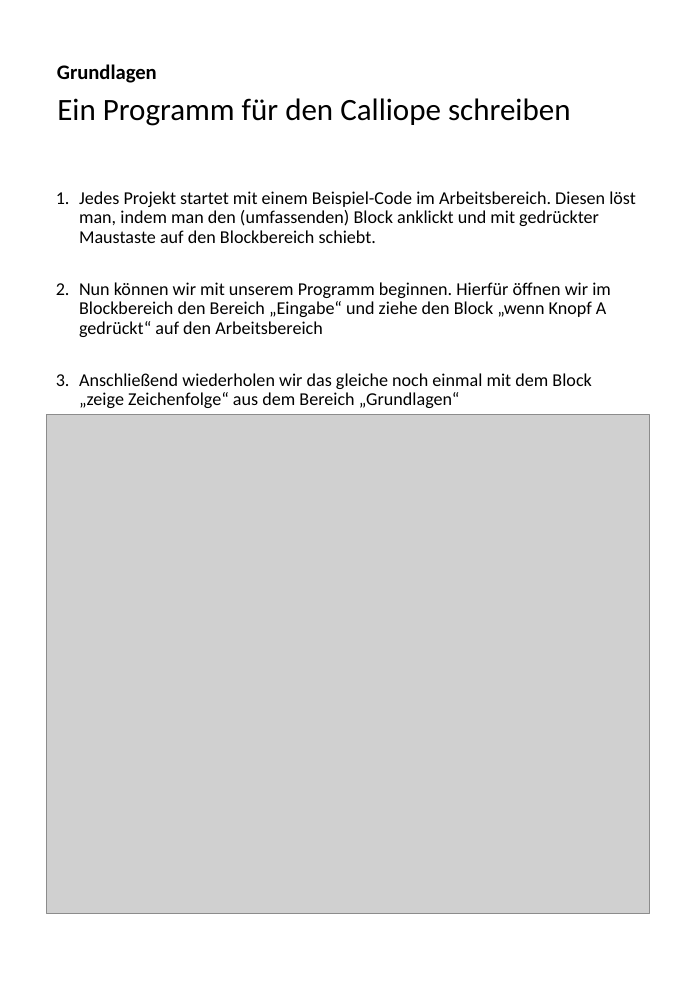
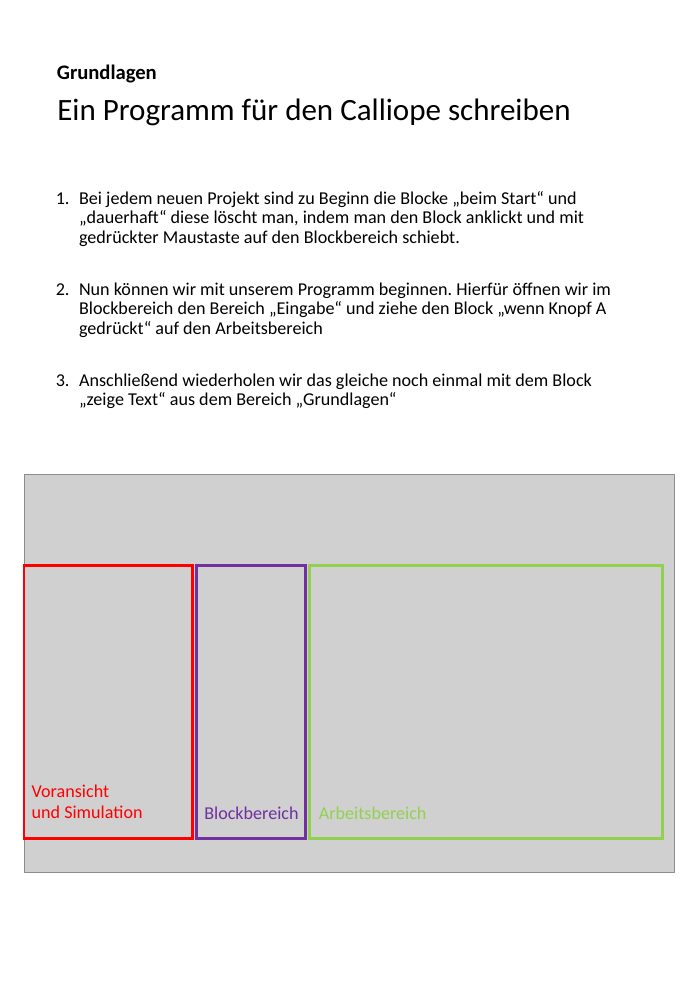
Before and after one commit to macim0/KISS_MINT, a slide deck: slide 9 of Einfuerung/Einfuerung-Spiele.pptx (slide 7 before the commit). Drawn at 698x1008 pixels with LibreOffice and Linux fonts; fonts in the diff are those of the drawing; grey boxes stand for pictures; background and template pictures are left out. Boxes give left, top, right and bottom in pixels: in the first picture for what was removed or moved away, otherwise in the second. Text is boxed around its words. In the diff, an @@ line names an element or a change of style, - is before the commit and + after.

```diff
--- a/Einfuerung/Einfuerung-Spiele.pptx
+++ b/Einfuerung/Einfuerung-Spiele.pptx
@@ text at [79, 191, 584, 246]: text changed @@
-1. Jedes Projekt startet mit einem Beispiel-Code im Arbeitsbereich. Diesen löst man, indem man den (umfassenden) Block anklickt und mit gedrückter Maustaste auf den Blockbereich schiebt.
+1. Bei jedem neuen Projekt sind zu Beginn die Blocke „beim Start“ und „dauerhaft“ diese löscht man, indem man den Block anklickt und mit gedrückter Maustaste auf den Blockbereich schiebt.
@@ text at [79, 373, 591, 408]: text changed @@
-3. Anschließend wiederholen wir das gleiche noch einmal mit dem Block „zeige Zeichenfolge“ aus dem Bereich „Grundlagen“
+3. Anschließend wiederholen wir das gleiche noch einmal mit dem Block „zeige Text“ aus dem Bereich „Grundlagen“
@@ picture: place and size @@
-picture at [47, 415, 650, 914]
+picture at [24, 475, 674, 872]
@@ rectangle added at [24, 566, 193, 839], outline #FF0000 2.25 pt @@
@@ rectangle added at [196, 566, 305, 839], outline #7030A0 2.25 pt @@
@@ rectangle added at [309, 566, 663, 839], outline #92D050 2.25 pt @@
@@ text added at [32, 784, 142, 818], 14 pt, text #FF0000 @@
+Voransicht
+und Simulation
@@ text added at [204, 806, 298, 819], 14 pt, text #7030A0 @@
+Blockbereich
@@ text added at [319, 806, 427, 819], 14 pt, text #92D050 @@
+Arbeitsbereich
```
Also in this commit, not shown: 5 other slides changed, 2 slides added, 1 other file.
